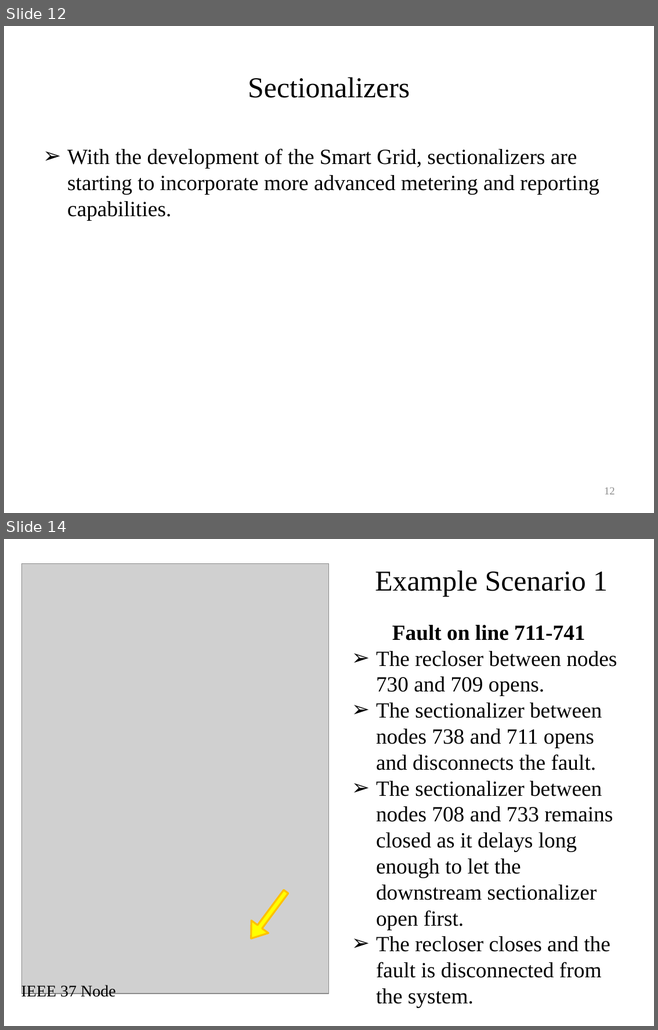
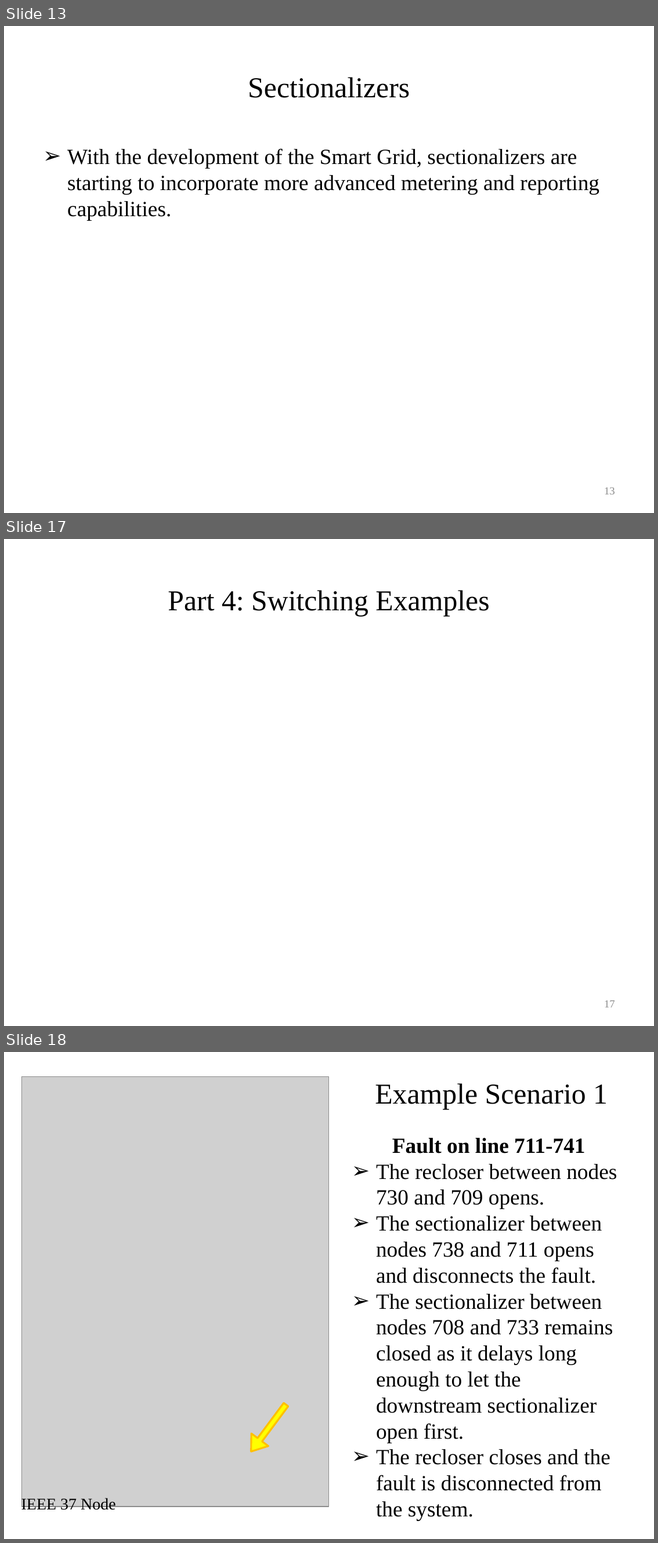
Before and after one commit to gridlab-d/course, a slide deck: University of Washington Class/Module 9 - Automated switching and reconfiguration.pptx. Shown one above the other, each under a label of ours: slides 12 and 14 before the commit, slides 13, 17 and 18 after it; the slides between them are not shown. The pictures are 658x1030 and 658x1543 pixels, drawn with LibreOffice and Linux fonts; fonts in the diff are those of the drawing; grey boxes stand for pictures. Boxes give left, top, right and bottom in pixels: in the first picture for what was removed or moved away, otherwise in the second. Text is boxed around its words. In the diff, an @@ line names an element or a change of style, - is before the commit and + after.

```diff
--- a/University of Washington Class/Module 9 - Automated switching and reconfiguration.pptx
+++ b/University of Washington Class/Module 9 - Automated switching and reconfiguration.pptx
@@ slide 17 added at (4,539,654,1026), background #FFFFFF @@
@@ title added at (168,590,489,616), 32 pt, text #000000 @@
+Part 4: Switching Examples
@@ page number added at (604,1001,615,1008), 12 pt, text #8C8C8C @@
+17
@@ what was slide 12 is now slide 13 @@
@@ page number at (604,488,615,495): text changed @@
-12
+13
@@ what was slide 14 is now slide 18 @@
```
Also in this commit, not shown: 2 slides changed, 4 other slides added, 1 slide removed.
